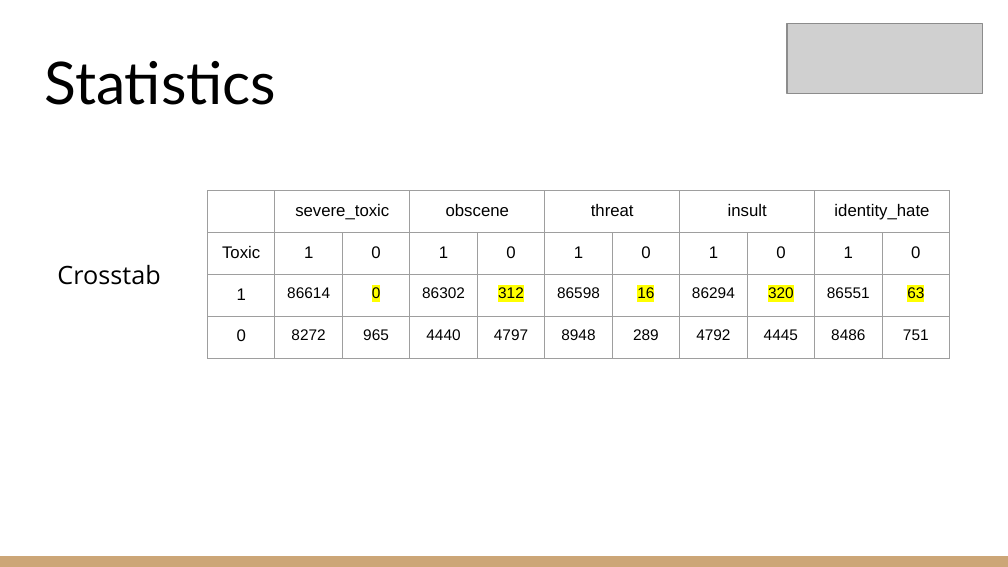
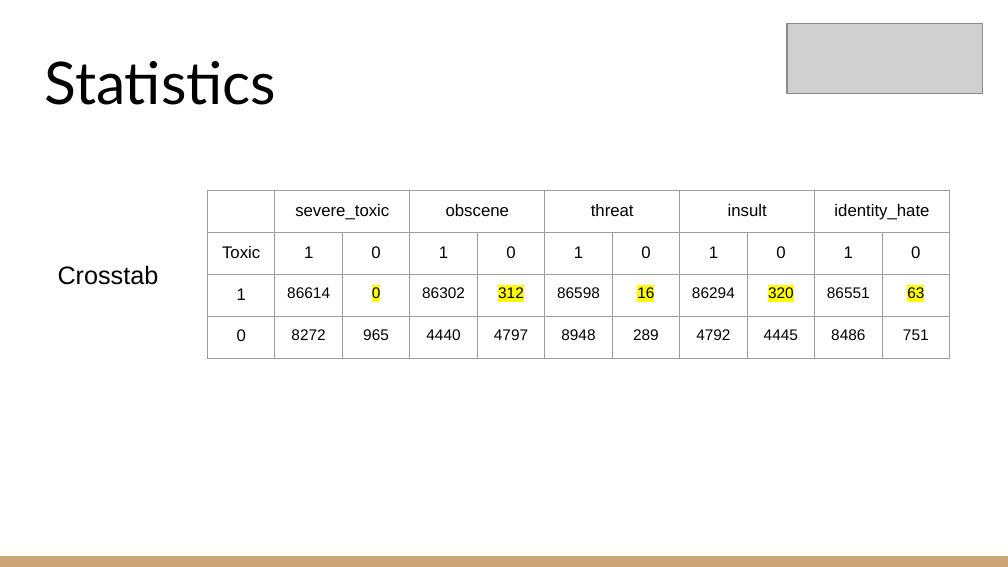
Before and after one commit to DarKenW/HoneyBadgerCoding, a slide deck: slide 8 of Project/Jigsaw Comments Classification.pptx. Drawn at 1008x567 pixels with LibreOffice and Linux fonts; fonts in the diff are those of the drawing; grey boxes stand for pictures. Boxes give left, top, right and bottom in pixels: in the first picture for what was removed or moved away, otherwise in the second. Text is boxed around its words. In the diff, an @@ line names an element or a change of style, - is before the commit and + after.

```diff
--- a/Project/Jigsaw Comments Classification.pptx
+++ b/Project/Jigsaw Comments Classification.pptx
@@ text "Crosstab" at (58,265,159,285): font Open Sans to Arial @@
```
Also in this commit, not shown: 9 other slides changed, 2 other files.
